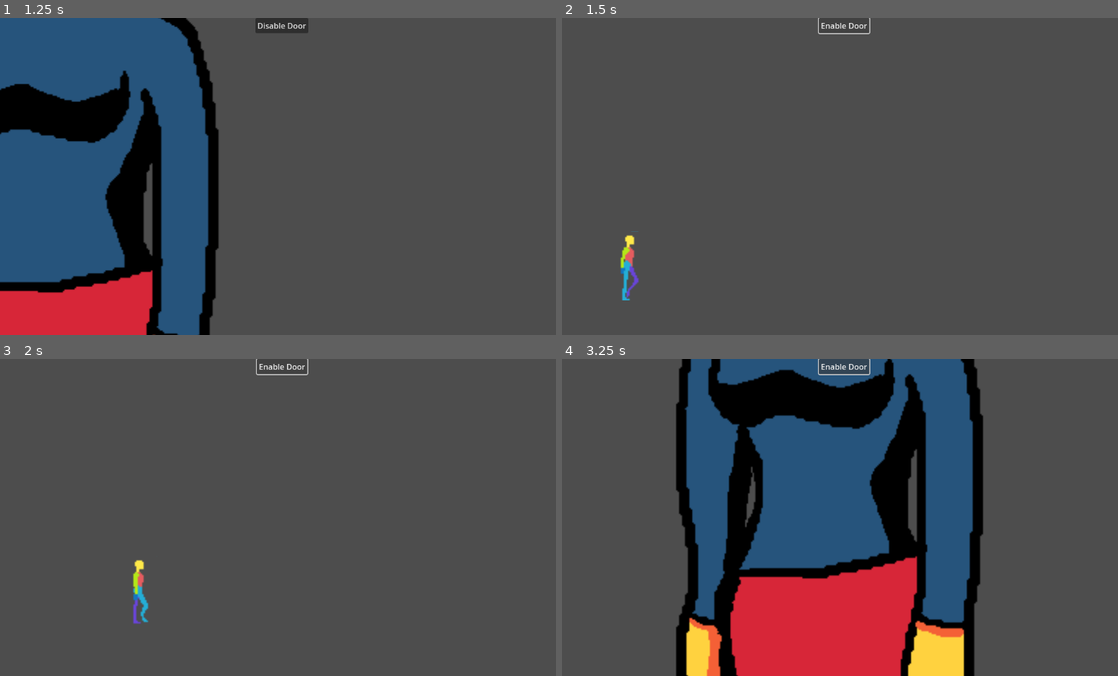
Above: before the commit, frames 1-4 (two rows, left to right).
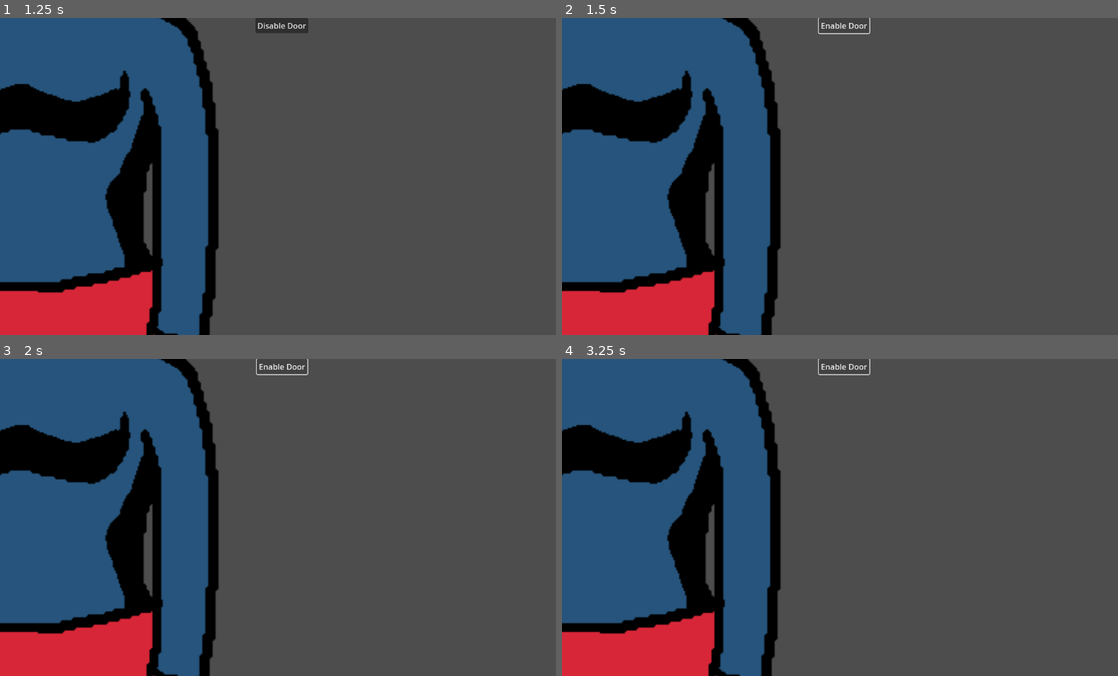
Above: after the commit, the same moments.

Repository: jame581/BrainAndGut
Game: Godot game, scene res://maps/main_menu.tscn
The game is run twice, just before and just after one commit, with the same random seed, the same clock (stepped at 60 frames per second) and the same inputs.
Inputs:
- Up to frame 1 (1.25 s): click "Start Game" at 0.5 s
- Up to frame 2 (1.5 s): click "Disable Door" at 1.25 s
- Up to frame 3 (2 s): no input
- Up to frame 4 (3.25 s): click "Enable Door" at 2 s; click "Disable Door" at 2.75 s

Frame 1 is identical in both runs. In frame 2, 38% of the frame differs, in the area x 0-40%, y 0-100%; in frame 3, 38%; in frame 4, 70%, in the area x 0-76%, y 0-100%.
Error after the commit: Out of bounds get index '0' (on base: 'Array') (res://scripts/autoloads/input_switch.gd:9)

Commit message:
Switching input between first and second player (when they are both in the same level)

Diff:
--- a/project/maps/room_1.tscn
+++ b/project/maps/room_1.tscn
@@ -96,11 +96,21 @@
 position = Vector2(-345, 98)
 texture = ExtResource("8_veb5u")
 
-[node name="Player" parent="." instance=ExtResource("6_q03r2")]
+[node name="Player1" parent="." instance=ExtResource("6_q03r2")]
 position = Vector2(201, 39)
 scale = Vector2(1, 1)
 
-[node name="NavigationAgent2D" type="NavigationAgent2D" parent="Player"]
+[node name="NavigationAgent2D" type="NavigationAgent2D" parent="Player1"]
+simplify_path = true
+avoidance_enabled = true
+debug_enabled = true
+
+[node name="Player2" parent="." instance=ExtResource("6_q03r2")]
+position = Vector2(-535, 39)
+scale = Vector2(1, 1)
+player_index = 1
+
+[node name="NavigationAgent2D" type="NavigationAgent2D" parent="Player2"]
 simplify_path = true
 avoidance_enabled = true
 debug_enabled = true
--- a/project/project.godot
+++ b/project/project.godot
@@ -20,6 +20,7 @@
 [autoload]
 
 Global="*res://scenes/global.tscn"
+InputSwitch="*res://scripts/autoloads/input_switch.gd"
 
 [input]
 
@@ -28,6 +29,11 @@
 "events": [Object(InputEventMouseButton,"resource_local_to_scene":false,"resource_name":"","device":-1,"window_id":0,"a …(258 unchanged characters)…
 ]
 }
+switch={
+"deadzone": 0.5,
+"events": [Object(InputEventKey,"resource_local_to_scene":false,"resource_name":"","device":0,"window_id":0,"alt_pressed":false,"shift_pressed":false,"ctrl_pressed":false,"meta_pressed":false,"pressed":false,"keycode":0,"physical_keycode":32,"key_label":0,"unicode":0,"location":0,"echo":false,"script":null)
+]
+}
 
 [rendering]
 
--- /dev/null
+++ b/project/scripts/autoloads/input_switch.gd
@@ -0,0 +1,21 @@
+extends Node
+
+var players: Array = []
+var current_player_index: int = 0
+
+# Called when the node enters the scene tree for the first time.
+func _ready():
+
+	players[current_player_index].set_listening(true)
+
+# Function to register a new player
+func register_player(player):
+	players.append(player)
+
+# Function to handle input events
+func _input(event: InputEvent) -> void:
+	if event.is_action_pressed("switch"):
+		if players.size() == 2:
+			players[current_player_index].set_listening(false)
+			current_player_index = (current_player_index + 1) % players.size()
+			players[current_player_index].set_listening(true)
--- a/project/scripts/player.gd
+++ b/project/scripts/player.gd
@@ -3,6 +3,7 @@
 @export_category("Player")
 @export var movement_speed: float = 300.0
 @export var interaction_allowed: Global.InteractionAllowed = Global.InteractionAllowed.BOTH
+@export var player_index: int = 0
 
 @onready var animation_player: AnimationPlayer = $AnimationPlayer
 @onready var navigation_agent: NavigationAgent2D = $NavigationAgent2D
@@ -11,7 +12,10 @@
 const JUMP_VELOCITY = -400.0
 
 var target_position: Vector2 = Vector2.ZERO
+var is_listening: bool = false
 
+func _enter_tree( ) -> void:
+	InputSwitch.register_player(self)
 
 func _ready() -> void:
 	if not animation_player:
@@ -38,10 +42,14 @@
 func set_movement_target(movement_target: Vector2) -> void:
 	navigation_agent.target_position = movement_target
 
+func set_listening(listening: bool) -> void:
+	is_listening = listening
+
 func _input(event: InputEvent) -> void:
-	if event.is_action_pressed(&"click"):
-		target_position = get_global_mouse_position()
-		set_movement_target(target_position)
+	if is_listening:
+		if event.is_action_pressed("click"):
+			target_position = get_global_mouse_position()
+			set_movement_target(target_position)
 
 
 func _physics_process(_delta: float) -> void:
Not shown: 1 places in project/maps/room_1.tscn that only renumber resources
